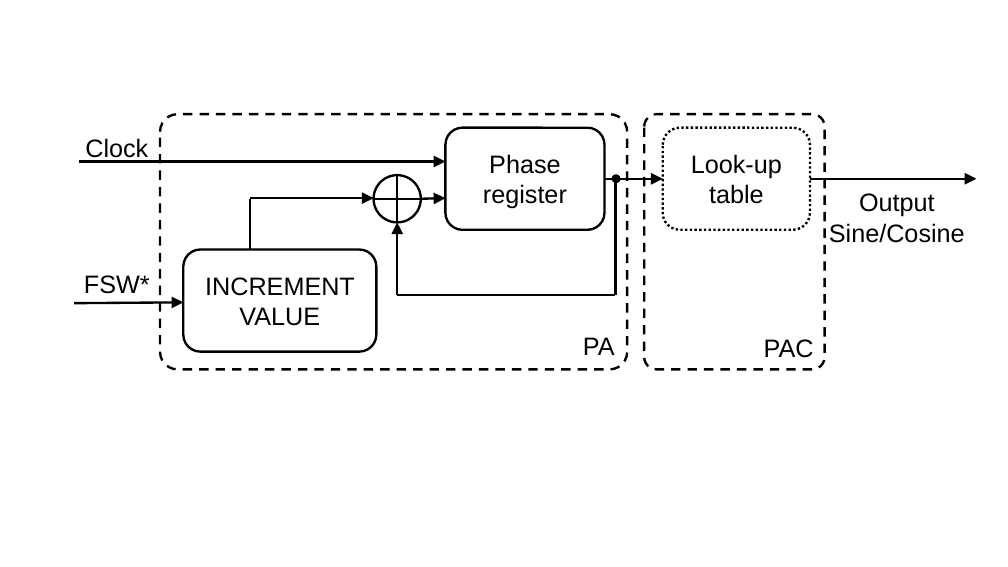
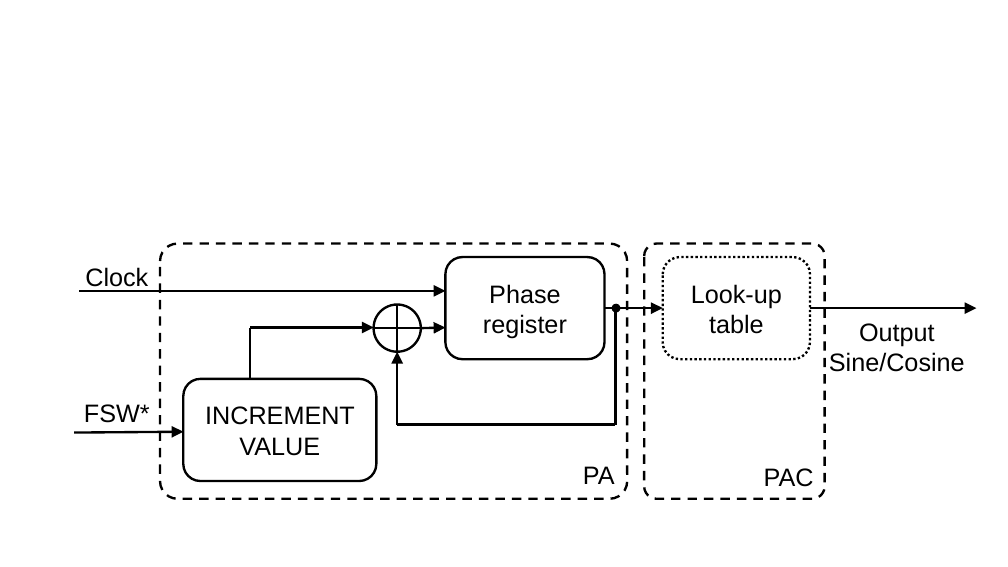
Before and after one commit to BenjiaH/MSc-Project, a slide deck: slide 3 of Final dissertation/_IMAGES/PPT2SVG/PPT2SVG.pptx. Drawn at 1008x567 pixels with LibreOffice and Linux fonts; fonts in the diff are those of the drawing. Boxes give left, top, right and bottom in pixels: in the first picture for what was removed or moved away, otherwise in the second. Text is boxed around its words. In the diff, an @@ line names an element or a change of style, - is before the commit and + after.

```diff
--- a/Final dissertation/_IMAGES/PPT2SVG/PPT2SVG.pptx
+++ b/Final dissertation/_IMAGES/PPT2SVG/PPT2SVG.pptx
@@ 7 arrows, 6 rounded rectangles, 5 lines, 2 texts, 2 ellipses: place and size @@
-7 arrows, 6 rounded rectangles, 5 lines, 2 texts, 2 ellipses at bbox=[74, 114, 977, 370]
+7 arrows, 6 rounded rectangles, 5 lines, 2 texts, 2 ellipses at bbox=[74, 243, 977, 499]
```
Also in this commit, not shown: 1 other slide changed, 2 slides added, 11 other files.
